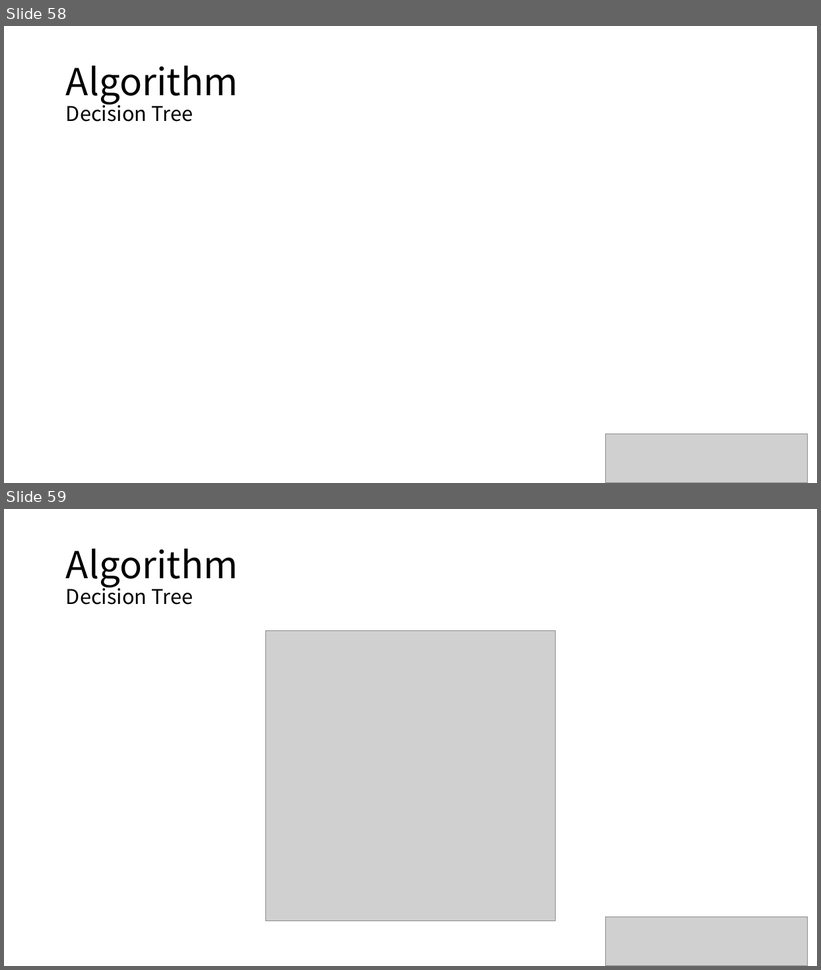
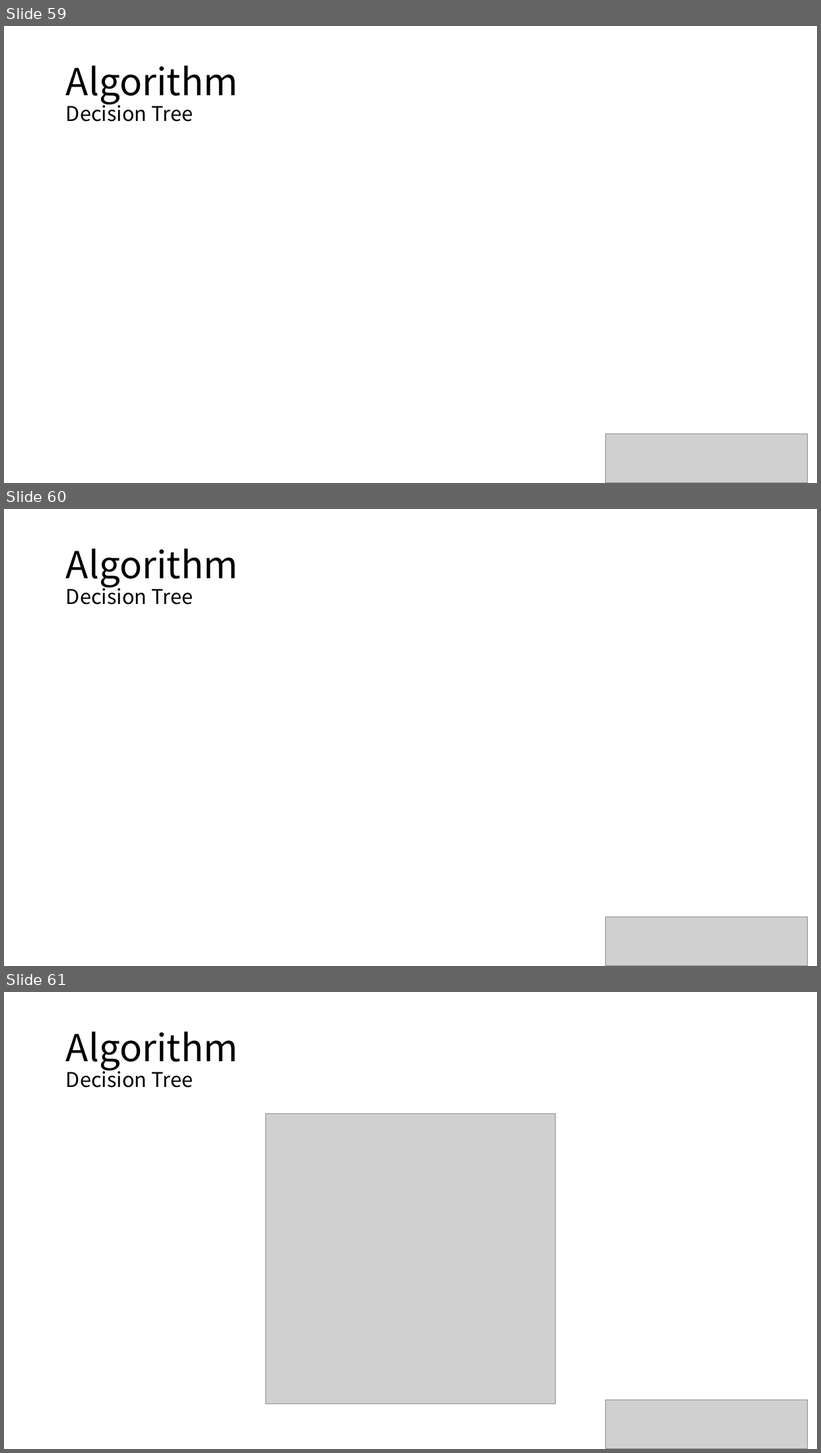
Before and after one commit to majorWallet/Machine_Learning_Algorithms_Library, a slide deck: 발표자료/2_Supervised_Learning.pptx. Shown one above the other, each under a label of ours: slides 58 and 59 before the commit, slides 59, 60 and 61 after it. The pictures are 821x970 and 821x1453 pixels, drawn with LibreOffice and Linux fonts; fonts in the diff are those of the drawing; grey boxes stand for pictures. Boxes give left, top, right and bottom in pixels: in the first picture for what was removed or moved away, otherwise in the second. Text is boxed around its words. In the diff, an @@ line names an element or a change of style, - is before the commit and + after.

```diff
--- a/발표자료/2_Supervised_Learning.pptx
+++ b/발표자료/2_Supervised_Learning.pptx
@@ slide 60 added at box(4, 509, 817, 966), background #FFFFFF @@
@@ title added at box(66, 549, 238, 605), 24 pt, text #000000 @@
+Algorithm
+Decision Tree
@@ picture added at box(605, 918, 808, 966) @@
@@ what was slide 58 is now slide 59 @@
@@ what was slide 59 is now slide 61 @@
```
Also in this commit, not shown: 16 slides changed, 2 other slides added, 1 slide removed, 48 other files.
